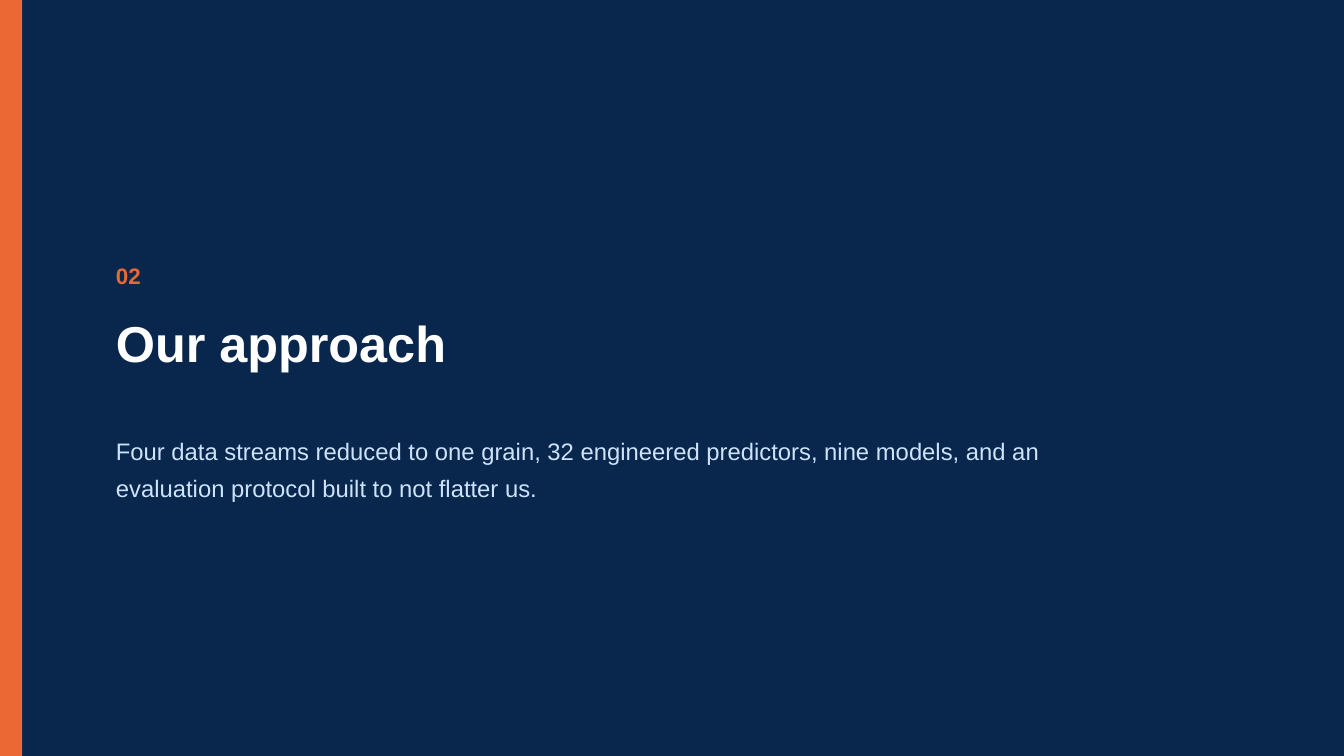
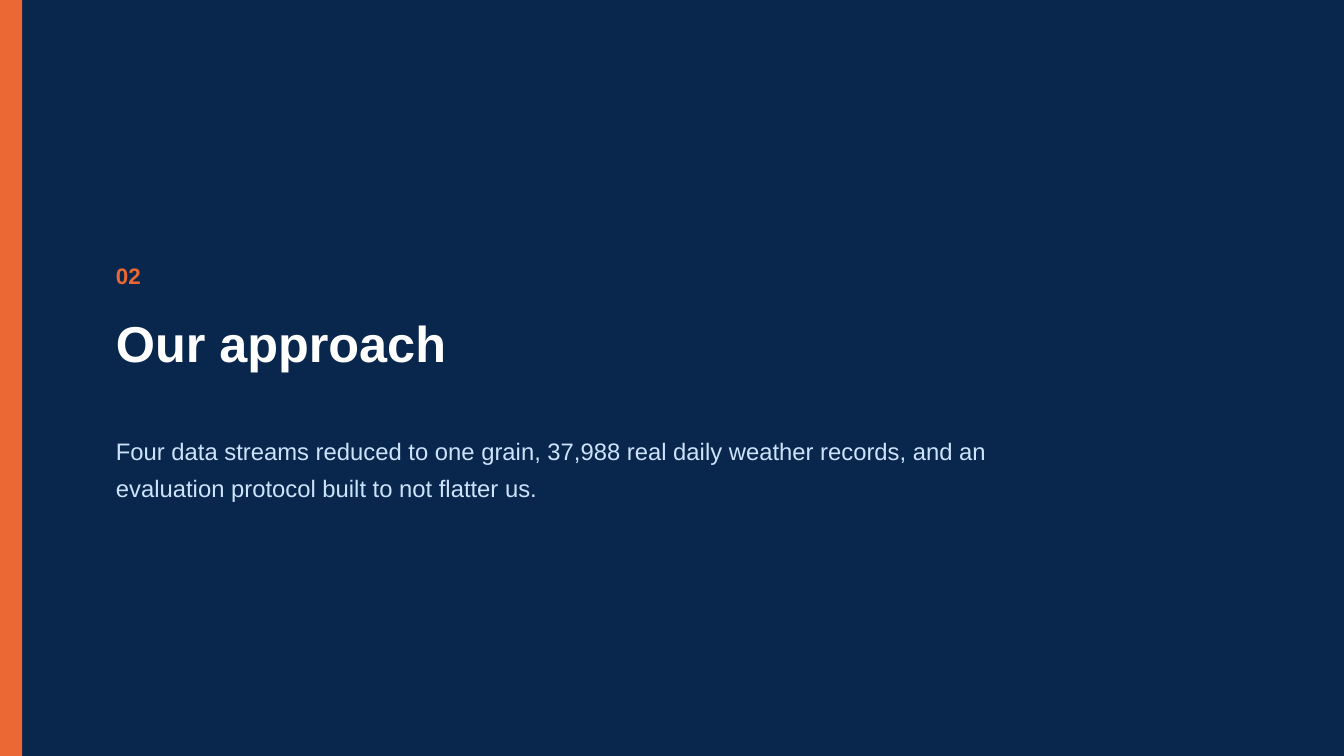
Before and after one commit to Arkambish/AgroAI, a slide deck: slide 9 of outputs/Final_Presentation_AgroAI.pptx. Drawn at 1344x756 pixels with LibreOffice and Linux fonts; fonts in the diff are those of the drawing. Boxes give left, top, right and bottom in pixels: in the first picture for what was removed or moved away, otherwise in the second. Text is boxed around its words. In the diff, an @@ line names an element or a change of style, - is before the commit and + after.

```diff
--- a/outputs/Final_Presentation_AgroAI.pptx
+++ b/outputs/Final_Presentation_AgroAI.pptx
@@ text at <box>116,442,985,502</box>: text changed @@
-Four data streams reduced to one grain, 32 engineered predictors, nine models, and an evaluation protocol built to not flatter us.
+Four data streams reduced to one grain, 37,988 real daily weather records, and an evaluation protocol built to not flatter us.
```
Also in this commit, not shown: 8 other slides changed, 13 slides added, 13 slides removed, 46 other files.
